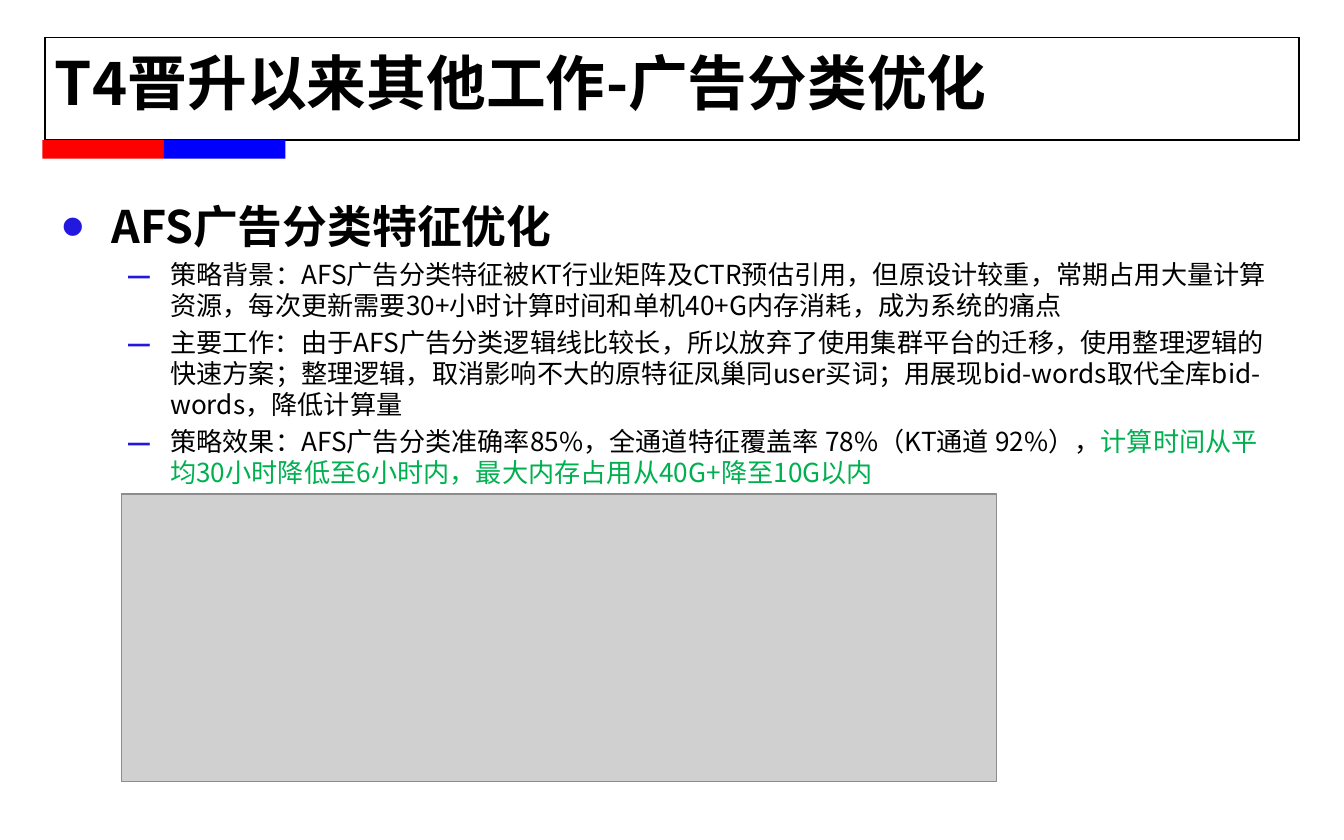
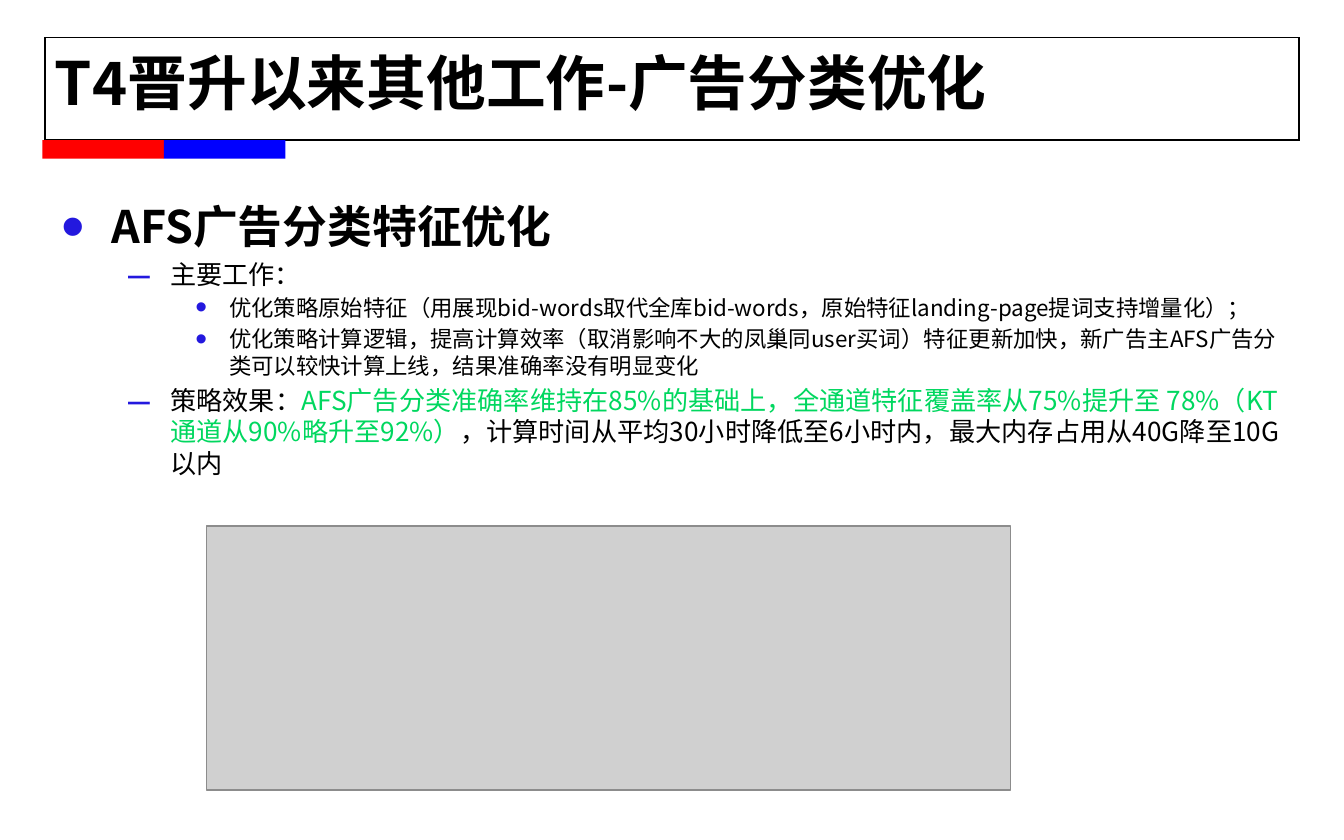
Before and after one commit to alexxyjiang/baidu-tech-report, a slide deck: slide 11 of For T5/蒋学渊_2015年春工作述职.pptx (slide 13 before the commit). Drawn at 1344x840 pixels with LibreOffice and Linux fonts; fonts in the diff are those of the drawing; grey boxes stand for pictures; background and template pictures are left out. Boxes give left, top, right and bottom in pixels: in the first picture for what was removed or moved away, otherwise in the second. Text is boxed around its words. In the diff, an @@ line names an element or a change of style, - is before the commit and + after.

```diff
--- a/For T5/蒋学渊_2015年春工作述职.pptx
+++ b/For T5/蒋学渊_2015年春工作述职.pptx
@@ text at [170, 262, 1279, 444]: text changed; size 14 to 12 pt @@
-  – 策略背景：AFS广告分类特征被KT行业矩阵及CTR预估引用，但原设计较重，常期占用大量计算资源，每次更新需要30+小时计算时间和单机40+G内存消耗，成为系统的痛点
-  – 主要工作：由于AFS广告分类逻辑线比较长，所以放弃了使用集群平台的迁移，使用整理逻辑的快速方案；整理逻辑，取消影响不大的原特征凤巢同user买词；用展现bid-words取代全库bid-words，降低计算量
-  – 策略效果：AFS广告分类准确率85%，全通道特征覆盖率 78%（KT通道 92%），计算时间从平均30小时降低至6小时内，最大内存占用从40G+降至10G以内
+  – 主要工作：
+    • 优化策略原始特征（用展现bid-words取代全库bid-words，原始特征landing-page提词支持增量化）；
+    • 优化策略计算逻辑，提高计算效率（取消影响不大的凤巢同user买词）特征更新加快，新广告主AFS广告分类可以较快计算上线，结果准确率没有明显变化
+  – 策略效果：AFS广告分类准确率维持在85%的基础上，全通道特征覆盖率从75%提升至 78%（KT通道从90%略升至92%），计算时间从平均30小时降低至6小时内，最大内存占用从40G降至10G以内
@@ picture: place and size @@
-picture at [122, 495, 997, 782]
+picture at [207, 526, 1011, 789]
```
Also in this commit, not shown: 8 other slides changed, 2 slides added, 4 slides removed, 11 other files.
